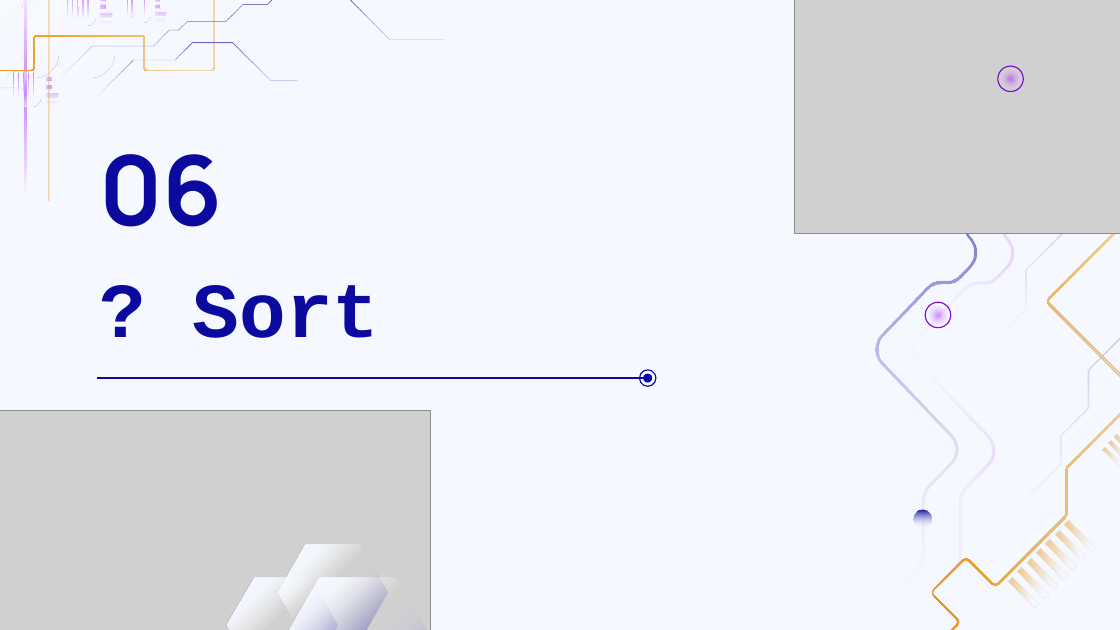
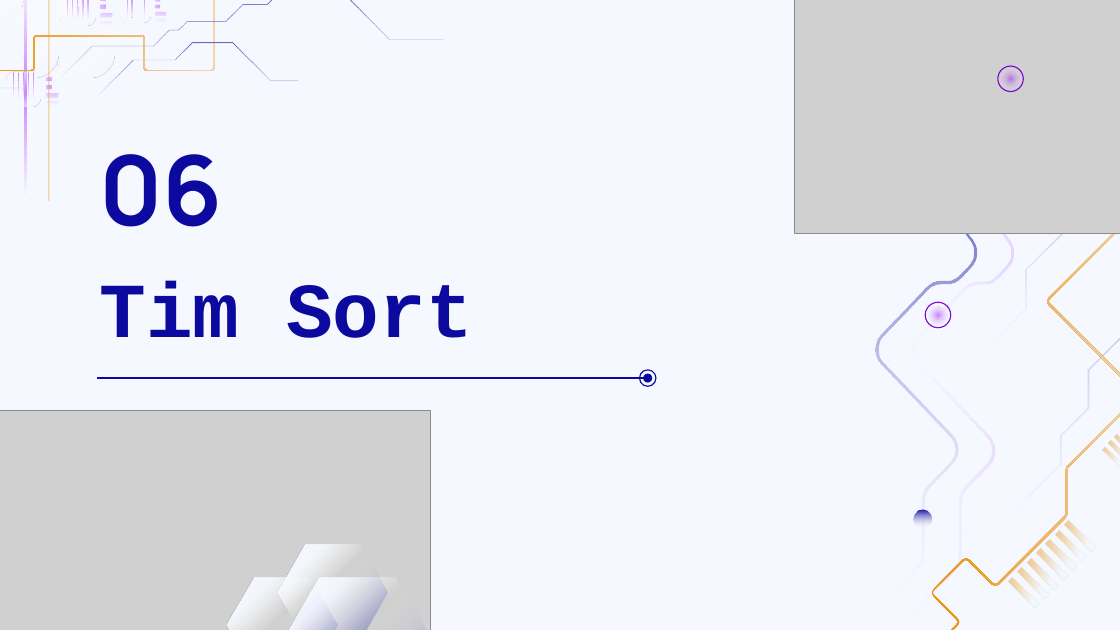
Before and after one commit to biancalautaru/Sorting-Algorithms-Comparison, a slide deck: slide 13 of Algoritmi de sortare.pptx. Drawn at 1120x630 pixels with LibreOffice and Linux fonts; fonts in the diff are those of the drawing; grey boxes stand for pictures. Boxes give left, top, right and bottom in pixels: in the first picture for what was removed or moved away, otherwise in the second. Text is boxed around its words. In the diff, an @@ line names an element or a change of style, - is before the commit and + after.

```diff
--- a/Algoritmi de sortare.pptx
+++ b/Algoritmi de sortare.pptx
@@ title at box(99, 281, 473, 338): text changed @@
-? Sort
+Tim Sort
```
Also in this commit, not shown: 2 other slides changed, 6 other files.
